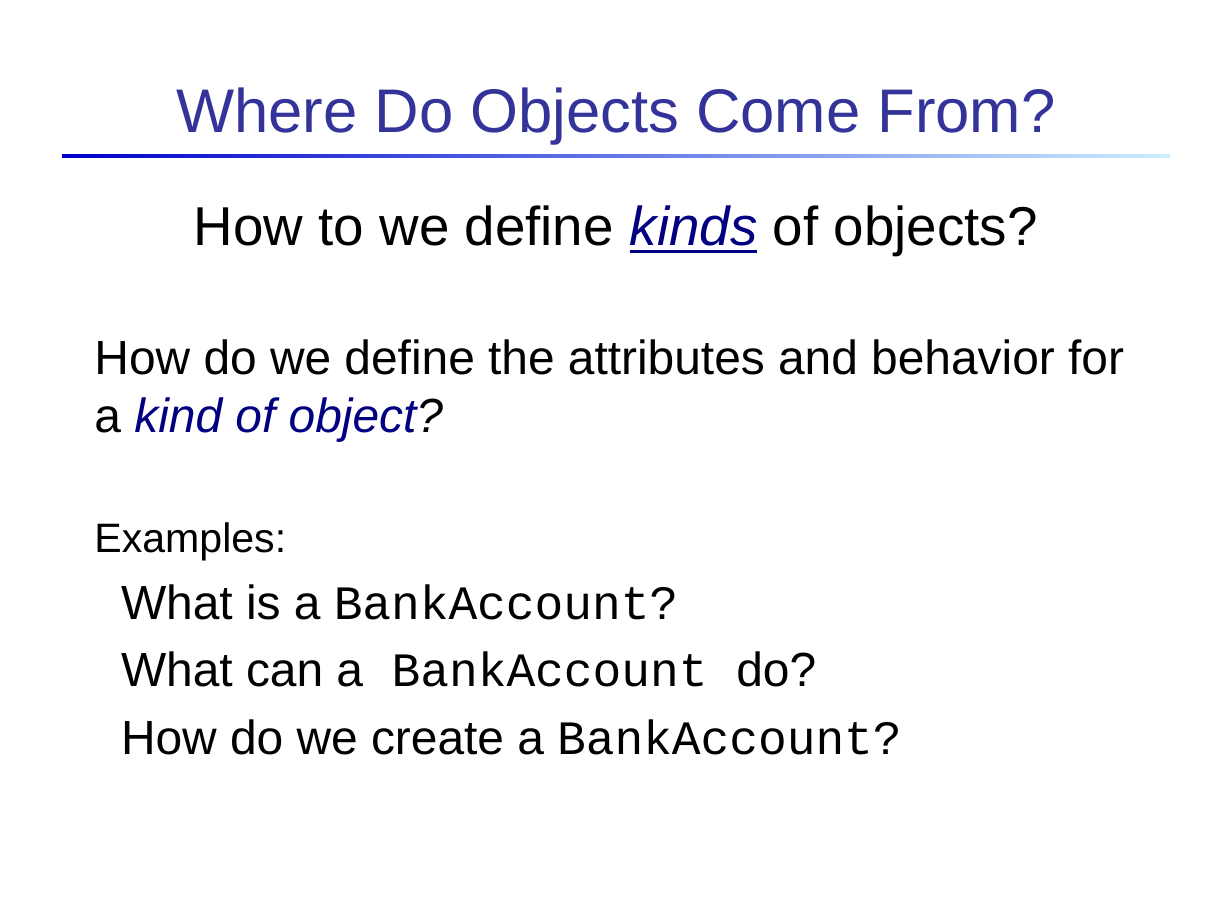
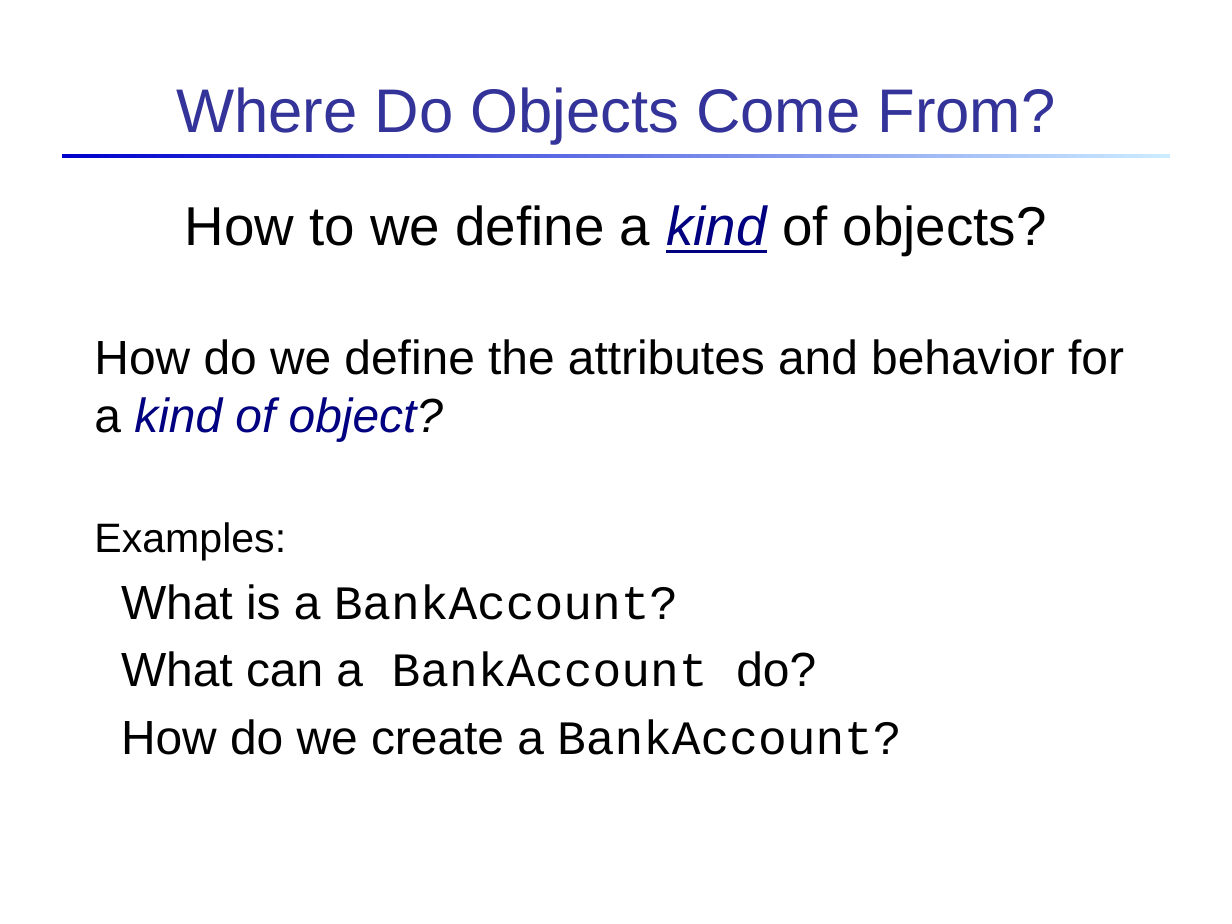
Before and after one commit to skeoop/skeoop.github.io, a slide deck: slide 16 of week1/3a-Introduction-to-Objects.ppt (slide 15 before the commit). Drawn at 1232x924 pixels with LibreOffice and Linux fonts; fonts in the diff are those of the drawing. Boxes give left, top, right and bottom in pixels: in the first picture for what was removed or moved away, otherwise in the second. Text is boxed around its words. In the diff, an @@ line names an element or a change of style, - is before the commit and + after.

```diff
--- a/week1/3a-Introduction-to-Objects.ppt
+++ b/week1/3a-Introduction-to-Objects.ppt
@@ text at bbox=[185, 205, 1047, 255]: text changed @@
-How to we define kinds of objects?
+How to we define a kind of objects?
```
Also in this commit, not shown: 15 other slides changed, 5 slides removed, 12 other files.
